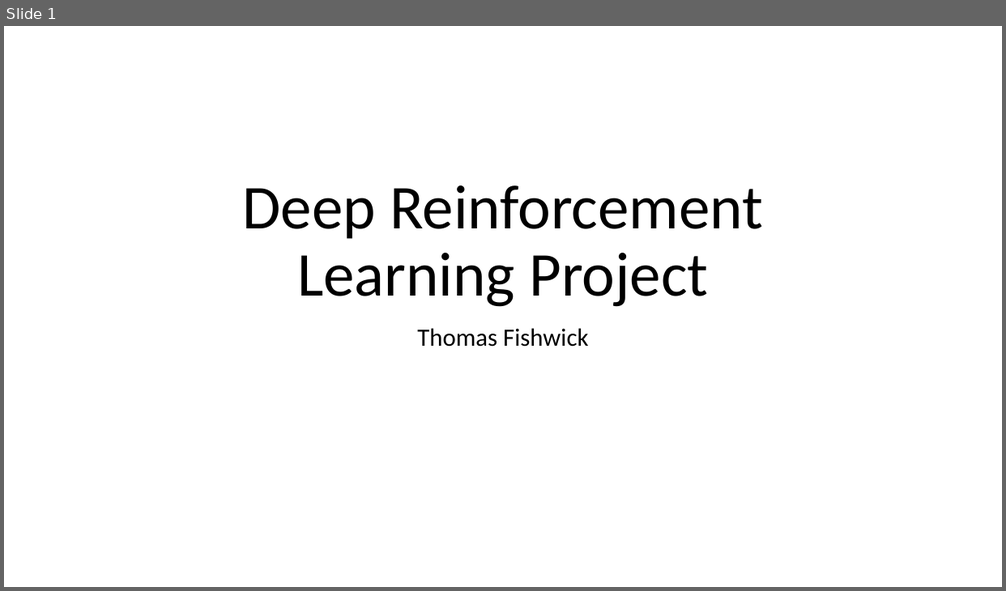
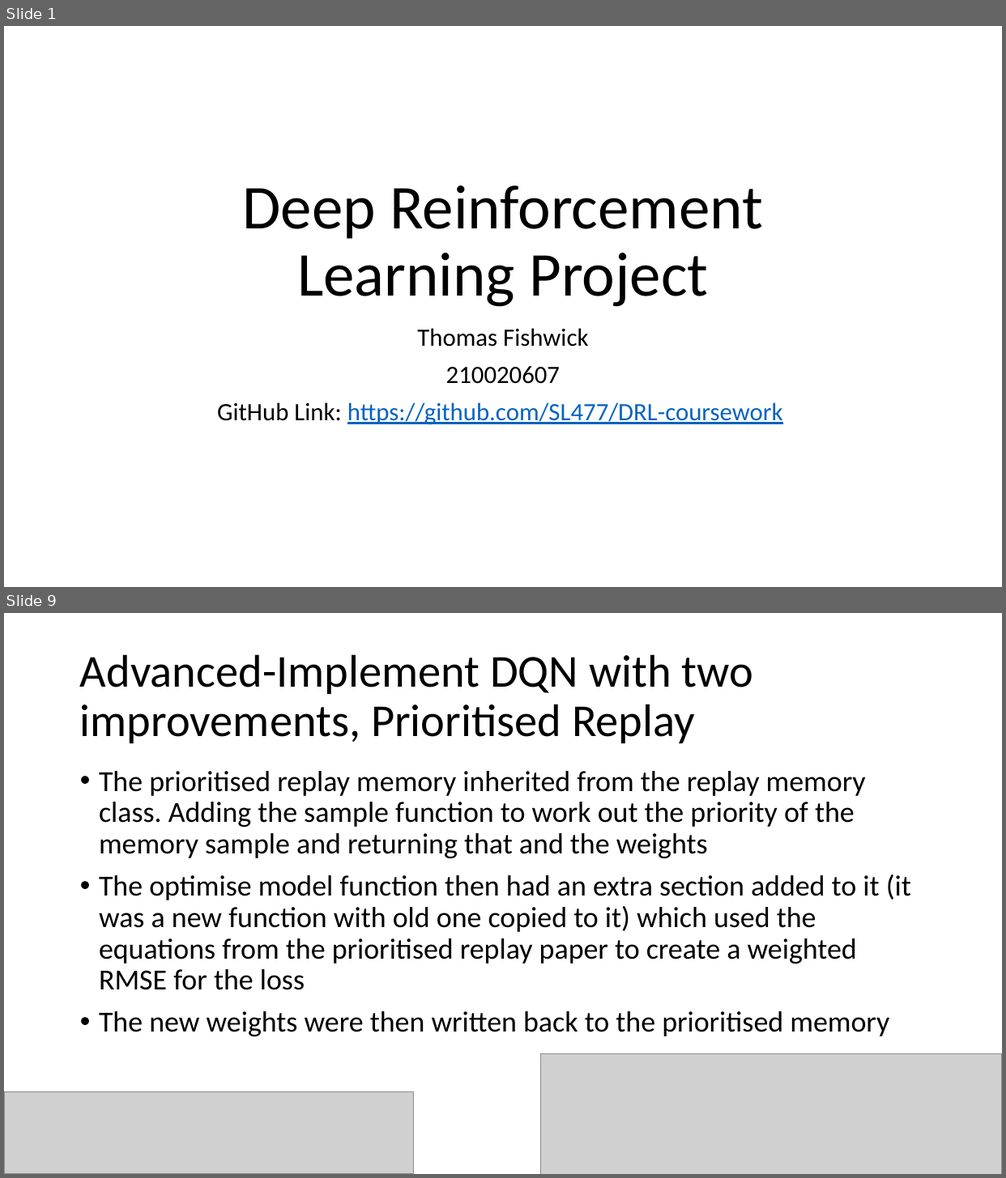
Before and after one commit to SL477/DRL-coursework, a slide deck: presentation.pptx. Shown one above the other, each under a label of ours: slide 1 before the commit, slides 1 and 9 after it; the slides between them are not shown. The pictures are 1006x591 and 1006x1178 pixels, drawn with LibreOffice and Linux fonts; fonts in the diff are those of the drawing; grey boxes stand for pictures. Boxes give left, top, right and bottom in pixels: in the first picture for what was removed or moved away, otherwise in the second. Text is boxed around its words. In the diff, an @@ line names an element or a change of style, - is before the commit and + after.

```diff
--- a/presentation.pptx
+++ b/presentation.pptx
@@ slide 9 added at [4,613,1002,1174], background #FFFFFF @@
@@ title added at [80,654,754,743], 44 pt, text #000000 @@
+Advanced-Implement DQN with two improvements, Prioritised Replay
@@ text added at [99,771,911,1037], 28 pt, text #000000 @@
+• The prioritised replay memory inherited from the replay memory class. Adding the sample function to work out the priority of the memory sample and returning that and the weights
+• The optimise model function then had an extra section added to it (it was a new function with old one copied to it) which used the equations from the prioritised replay paper to create a weighted RMSE for the loss
+• The new weights were then written back to the prioritised memory
@@ picture added at [541,1054,1002,1174] @@
@@ picture added at [4,1093,414,1174] @@
@@ slide 1 changed as well @@
@@ subtitle at [217,366,783,425]: paragraphs added @@
+210020607
+GitHub Link: https://github.com/SL477/DRL-coursework
```
Also in this commit, not shown: 12 other slides added, 1 other file.
